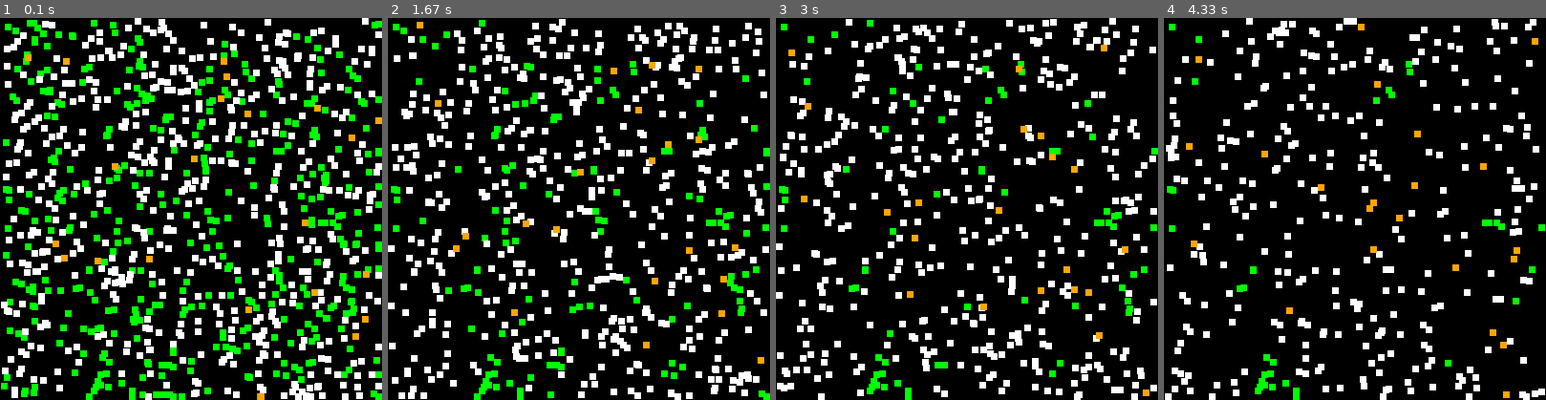
Above: before the commit, frames 1-4 (left to right).
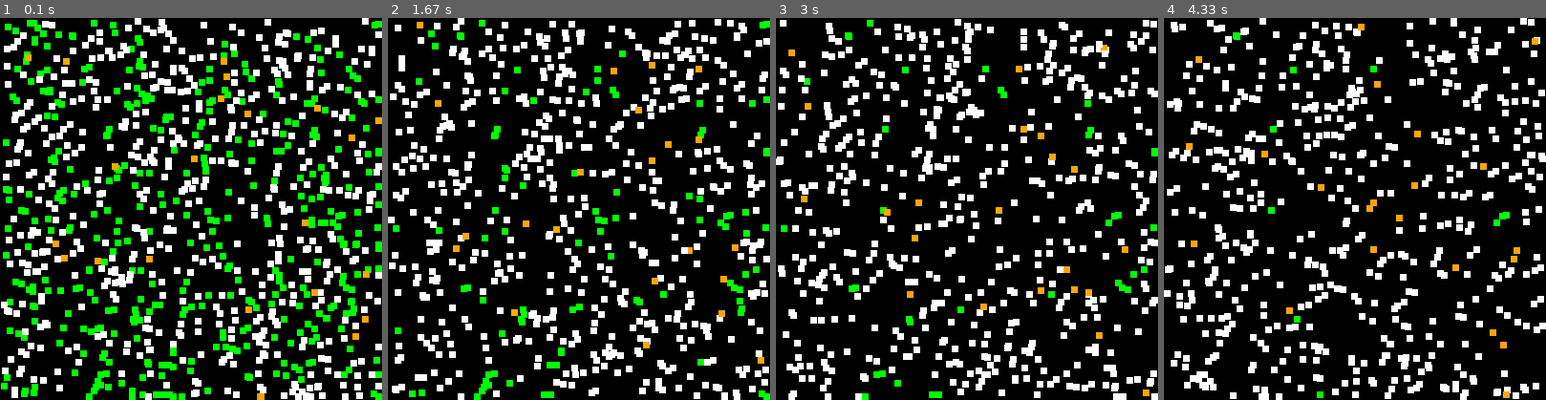
Above: after the commit, the same moments.

Repository: RAVIA33/Projet_algo
Game: pygame game, started from projet/main.py
Same seed, same stepped clock (60 frames per second), same inputs: the game is played once before the commit and once after it.
Inputs:
- Up to frame 1 (0.1 s): no input
- Up to frame 2 (1.67 s): no input
- Up to frame 3 (3 s): no input
- Up to frame 4 (4.33 s): tap Enter at 3.33, 3.67, 4 s

The runs differ from the first frame. In frame 1, 0.3% of the frame differs, in the area x 3-90%, y 7-77%; in frame 2, 25%, in the area x 0-100%, y 0-100%; in frame 3, 23%; in frame 4, 21%.

Commit message:
Add gestion des reproductions

Diff:
--- a/projet/etres_vivants.py
+++ b/projet/etres_vivants.py
@@ -54,20 +54,20 @@
         self.cout_reproduction = cout_reproduction
 
     def se_reproduire(self ) -> List["Animal"] :
-        if not self.vivant :
-            return []       #Code peut être inutile car dans tous les cas pour rencontrer un animal, il doit être vivant
-        if self.energie < self.cout_reproduction:
-            return []                               #Doit avoir l'énergie necessaire pour se reporduire
-        self.energie -= self.cout_reproduction      #Devra être ajuster pour être proportionnel au nombre d'enfants si demandé
+        if self.energie < self.cout_reproduction : #ne peut pas se reproduire si sont énergie est insuffisante
+            return []
+
+        #réduction de l'énergie lors de la reproductio
+        self.perdre_energie(self.cout_reproduction)
+
+        #génère des enfants lors de la collision, entre 0 et 3 aléatoirement
         nombre_enfants = random.randint(self.reproduction[0], self.reproduction[1])
-
         enfants = []
         for _ in range(nombre_enfants) : #ChatGPT : underscore for _ ... convention lorsque la variable n'a pas besoin d'être utilisée dans la boucle
             enfant = type(self)( #chatGPT : type(self) nous renvoi la classe de l'objet self qui ici est la classe Lapin car on est dans sa définition
-                energie_initiale=self.energie,
+                energie_initiale=self.__class__.energie_initiale,  #energie initiale définit pour chaque entité
                 energie_maximale=self.energie_maximale,
                 age_maximal=self.age_maximal,
-                vivant = True,
                 reproduction=self.reproduction,
                 cout_reproduction=self.cout_reproduction
             )
@@ -79,9 +79,10 @@
 
 class Lapin(Animal):
     valeur_nutritive : int
-    def __init__(self):
+    energie_initiale= 10
+    def __init__(self, energie_initiale=energie_initiale, energie_maximale=20, age_maximal=5, reproduction=(1, 3), cout_reproduction=2):
         super().__init__(
-            energie_initiale=10,
+            energie_initiale=energie_initiale,
             energie_maximale=20,
             age_maximal=5,
             reproduction=(1, 3),
@@ -94,12 +95,13 @@
 
 
 class Renard(Animal) :
-    def __init__(self):
+    energie_initiale=25
+    def __init__(self, energie_initiale=energie_initiale, energie_maximale=50, age_maximal=3, reproduction=(1, 2), cout_reproduction=4):
         super().__init__(
-            energie_initiale=25,
+            energie_initiale=energie_initiale,
             energie_maximale= 50,
             age_maximal=3,
-            reproduction = (1,5),
+            reproduction = (1,2),
             cout_reproduction= 4)
 
 #comment on fait pour optenir un diagramme déja ?
--- a/projet/main.py
+++ b/projet/main.py
@@ -215,6 +215,8 @@
 
     #méthode pour gérer les collisions entre les sprites
     def check_collision(self)-> None:
+        MAX_LAPINS = 520
+        MAX_RENARDS = 22
         for sprite in self.__actors_sprites:
             touch_sprites = pygame.sprite.spritecollide(sprite, self.__actors_sprites, False)
 
@@ -263,7 +265,27 @@
 
                     print(f"{sprite._actor.type.__class__.__name__} énergie actuelle : {sprite._actor.type.energie}")
 
-
+                #reproduction
+                elif type(sprite._actor.type) == type(other_sprite._actor.type) and isinstance(sprite._actor.type, Animal):
+                    if isinstance(sprite._actor.type, Lapin):
+                        max_population = MAX_LAPINS
+                    elif isinstance(sprite._actor.type, Renard):
+                        max_population = MAX_RENARDS
+                    else:
+                        continue
+
+                    #vérification pop. max
+                    current_population = sum(1 for s in self.__actors_sprites if isinstance(s._actor.type, type(sprite._actor.type)))
+                    if current_population >= max_population:
+                        print(f"Population maximale de {type(sprite._actor.type).__name__.lower()} atteinte.")
+                        continue
+
+                    #crée les enfants
+                    enfants = sprite._actor.type.se_reproduire()
+                    for enfant in enfants:
+                        color = "white" if isinstance(enfant, Lapin) else "orange"  # Détermine la couleur
+                        ActorSprite(self.__screen, Actor(enfant.__class__.__name__.lower()), color, [self.__actors_sprites])
+                        print(f"Un nouveau {enfant.__class__.__name__.lower()} est né avec {enfant.energie} d'énergie.")
 
     def __update_actors(self) -> None:
         self.__actors_sprites.update()
